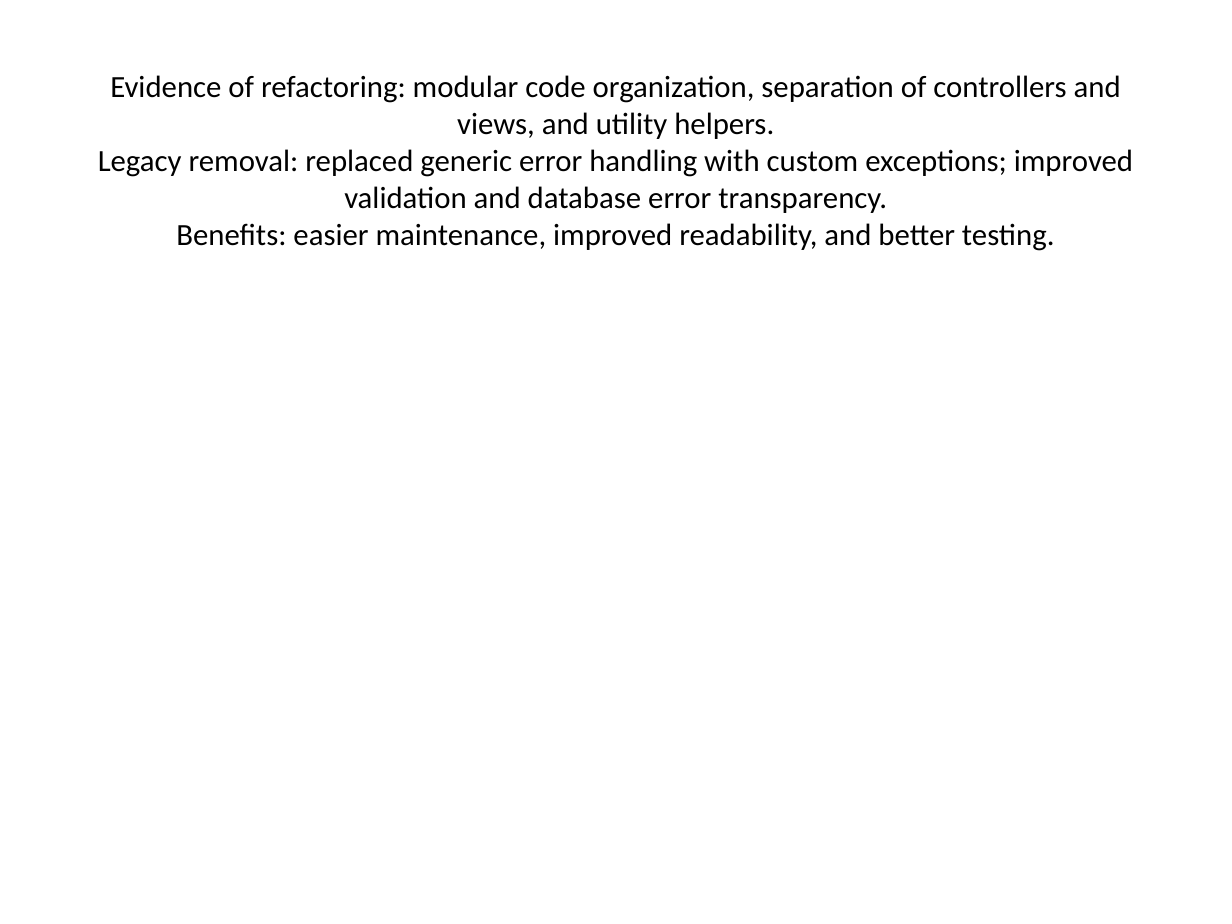
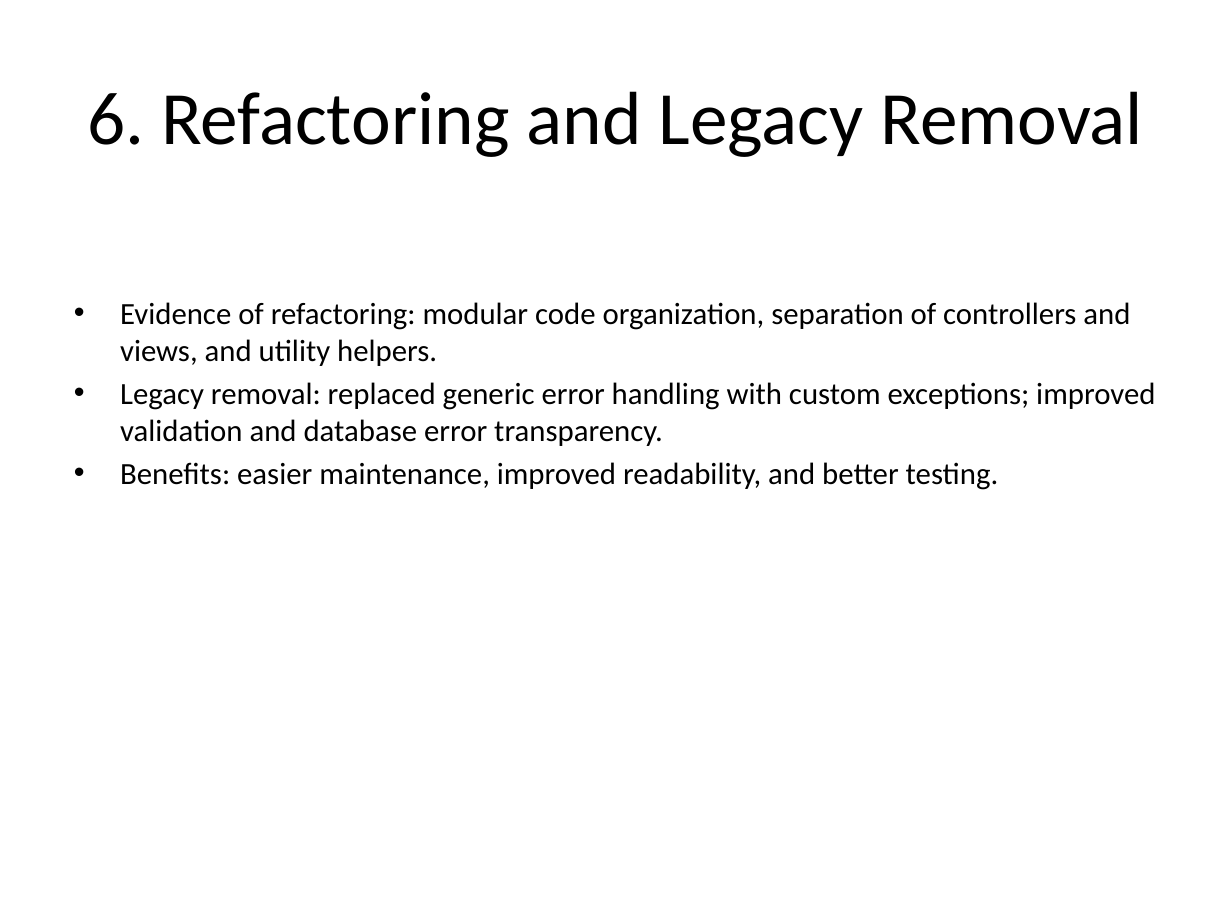
Before and after one commit to zulekhashahbaz926-source/Programming-Practice-Platform, a slide deck: slide 7 of docs/project_presentation.pptx. Drawn at 1232x924 pixels with LibreOffice and Linux fonts; fonts in the diff are those of the drawing. Boxes give left, top, right and bottom in pixels: in the first picture for what was removed or moved away, otherwise in the second. Text is boxed around its words. In the diff, an @@ line names an element or a change of style, - is before the commit and + after.

```diff
--- a/docs/project_presentation.pptx
+++ b/docs/project_presentation.pptx
@@ title at [87,91,1143,157]: text changed; size 18 to 44 pt @@
-Evidence of refactoring: modular code organization, separation of controllers and views, and utility helpers.
-Legacy removal: replaced generic error handling with custom exceptions; improved validation and database error transparency.
-Benefits: easier maintenance, improved readability, and better testing.
+6. Refactoring and Legacy Removal
@@ text added at [120,302,1155,490], 18 pt, text #000000 @@
+• Evidence of refactoring: modular code organization, separation of controllers and views, and utility helpers.
+• Legacy removal: replaced generic error handling with custom exceptions; improved validation and database error transparency.
+• Benefits: easier maintenance, improved readability, and better testing.
```
Also in this commit, not shown: 9 other slides changed, 1 other file.
